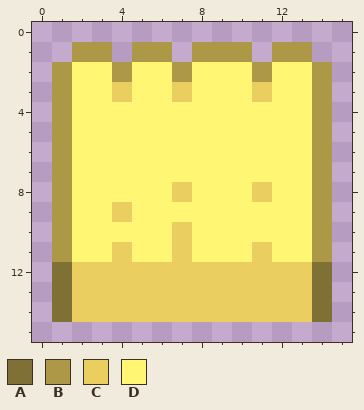
Two states of a pixel-art sprite, images/NCNL/Nature/Wheatfield3.png. The first picture shows the starting point.
The file is 16x16 pixels.
Palette (. is transparent): A #7f7035  B #ad9847  C #eace60  D #fff673
Pixels before, first column x 1:
 1 .BB.BB.BBB.BB.
 2 BDDBDDBDDDBDDB
 3 BDDCDDCDDDCDDB
 4 BDDDDDDDDDDDDB
 5 BDDDDDDDDDDDDB
 6 BDDDDDDDDDDDDB
 7 BDDDDDDDDDDDDB
 8 BDDDDDCDDDCDDB
 9 BDDCDDDDDDDDDB
10 BDDDDDCDDDDDDB
11 BDDCDDCDDDCDDB
12 ACCCCCCCCCCCCA
13 ACCCCCCCCCCCCA
14 ACCCCCCCCCCCCA
The result:
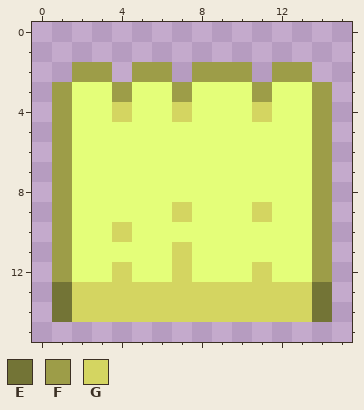
Colours new in this view: E #737436  F #9d9d48  G #d4d561
Edits made:
colour D: #fff673 -> #e4fe79
y 1: x 2..3 BB -> ..; x 5..6 BB -> ..; x 8..10 BBB -> ...; x 12..13 BB -> ..
y 2: x 1..14 BDDBDDBDDDBDDB -> .FF.FF.FFF.FF.
y 3: x 1 B -> F; x 4 C -> F; x 7 C -> F; x 11 C -> F; x 14 B -> F
y 4: x 1 B -> F; x 4 D -> G; x 7 D -> G; x 11 D -> G; x 14 B -> F
y 5..7: x 1 B -> F; x 14 B -> F
y 8: x 1 B -> F; x 7 C -> D; x 11 C -> D; x 14 B -> F
y 9: x 1 B -> F; x 4 C -> D; x 7 D -> G; x 11 D -> G; x 14 B -> F
y 10: x 1 B -> F; x 4 D -> G; x 7 C -> D; x 14 B -> F
y 11: x 1 B -> F; x 4 C -> D; x 7 C -> G; x 11 C -> D; x 14 B -> F
y 12: x 1..14 ACCCCCCCCCCCCA -> FDDGDDGDDDGDDF
y 13..14: x 1..14 ACCCCCCCCCCCCA -> EGGGGGGGGGGGGE
Pixel boxes of the changes (left, top, right, bottom) in both pictures:
changed: (52, 42, 332, 322)
